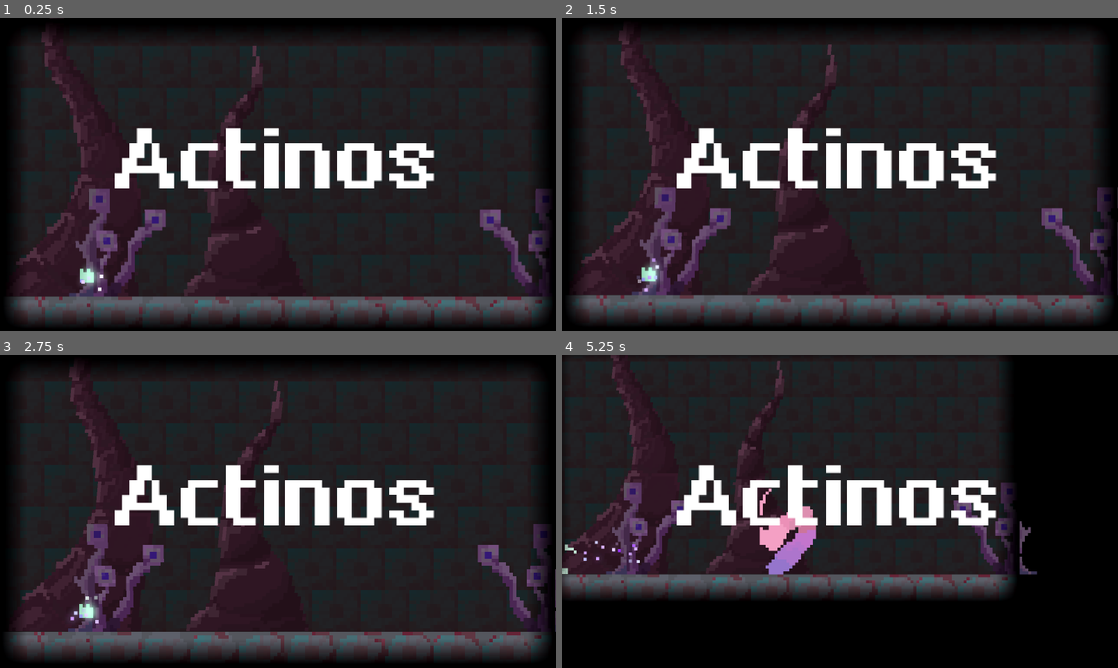
Above: before the commit, frames 1-4 (two rows, left to right).
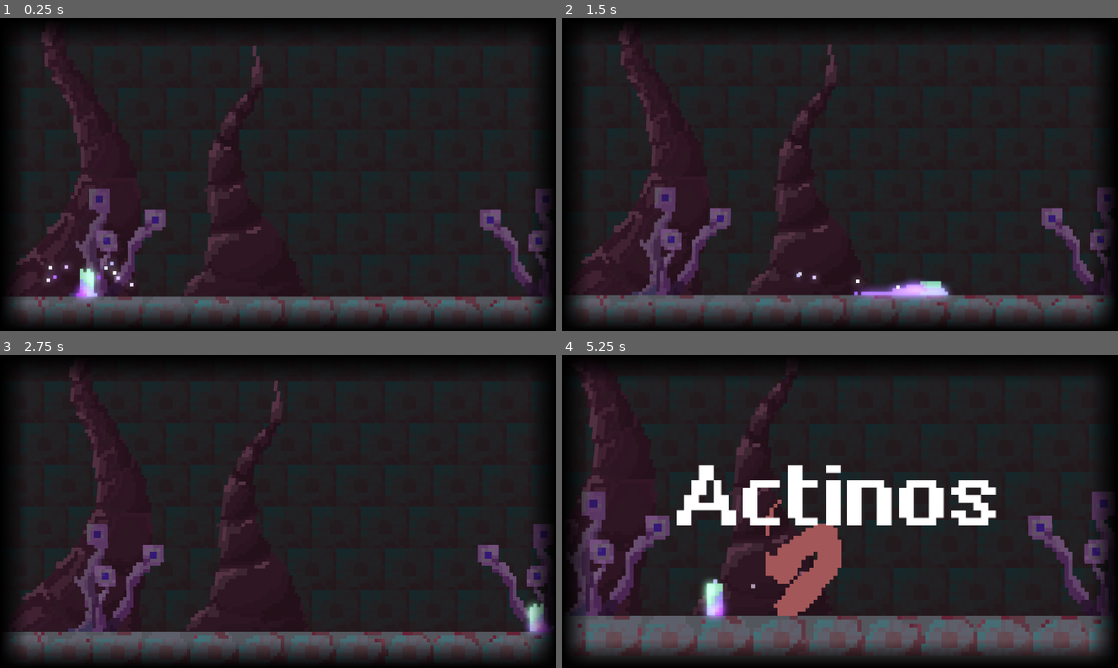
Above: after the commit, the same moments.

Repository: mu142857/Phage
Game: Godot game, scene res://levels/cradle_of_decay/cradle_of_decay.tscn
The game is run twice, just before and just after one commit, with the same random seed, the same clock (stepped at 60 frames per second) and the same inputs. The project has no main scene, so this scene is started directly.
Inputs:
- Up to frame 1 (0.25 s): no input
- Up to frame 2 (1.5 s): tap Enter at 0.5 s; hold Left (Attack1) 0.53-1.28 s; hold D (move_right) from 0.53 s (still down); tap Space (jump) at 0.77 s; tap Right (sprint) at 1.35 s
- Up to frame 3 (2.75 s): tap Space (jump) at 1.52 s; release D (move_right) at 2.03 s; hold A (move_left) from 2.03 s (still down); hold Left (Attack1) from 2.03 s (still down)
- Up to frame 4 (5.25 s): release A (move_left) at 2.78 s; release Left (Attack1) at 2.78 s; hold D (move_right) 2.78-4.28 s; tap Right (sprint) at 2.85, 4.35 s; tap Space (jump) at 3.02, 3.77, 4.52 s; hold Left (Attack1) 3.53-4.28 s; hold A (move_left) 4.28-5.03 s; hold D (move_right) from 5.03 s (still down); hold Left (Attack1) from 5.03 s (still down)

The runs differ from the first frame. In frame 1, 5.5% of the frame differs, in the area x 8-79%, y 0-91%; in frame 2, 6.2%; in frame 3, 5.7%; in frame 4, 45%, in the area x 0-99%, y 0-98%.

Commit message:
Add hurt shader, hit flash & camera override

Diff:
--- /dev/null
+++ b/phage-0.0/asstes/shaders/hurt.tres
@@ -0,0 +1,29 @@
+[gd_resource type="VisualShader" format=3 uid="uid://n1vhucwbqhk1"]
+
+[sub_resource type="VisualShaderNodeColorParameter" id="VisualShaderNodeColorParameter_f3wft"]
+parameter_name = "Tint"
+default_value_enabled = true
+
+[sub_resource type="VisualShaderNodeBooleanParameter" id="VisualShaderNodeBooleanParameter_urguu"]
+parameter_name = "Enabled"
+default_value_enabled = true
+
+[sub_resource type="VisualShaderNodeIf" id="VisualShaderNodeIf_flbcj"]
+default_input_values = [0, 0.0, 1, 1.0, 2, 1e-05, 3, Vector3(0, 0, 0), 4, Vector3(0, 0, 0), 5, Vector3(0, 0, 0)]
+
+[sub_resource type="VisualShaderNodeInput" id="VisualShaderNodeInput_oy1ep"]
+input_name = "color"
+
+[resource]
+mode = 1
+flags/light_only = false
+nodes/fragment/0/position = Vector2(940, -200)
+nodes/fragment/2/node = SubResource("VisualShaderNodeColorParameter_f3wft")
+nodes/fragment/2/position = Vector2(-20, 160)
+nodes/fragment/3/node = SubResource("VisualShaderNodeBooleanParameter_urguu")
+nodes/fragment/3/position = Vector2(-20, -200)
+nodes/fragment/4/node = SubResource("VisualShaderNodeIf_flbcj")
+nodes/fragment/4/position = Vector2(540, -200)
+nodes/fragment/5/node = SubResource("VisualShaderNodeInput_oy1ep")
+nodes/fragment/5/position = Vector2(-100, 600)
+nodes/fragment/connections = PackedInt32Array(3, 0, 4, 0, 2, 0, 4, 3, 4, 0, 0, 0, 5, 0, 4, 4, 5, 0, 4, 5)
--- a/phage-0.0/entities/actinos/actinos.gd
+++ b/phage-0.0/entities/actinos/actinos.gd
@@ -21,6 +21,10 @@
 
 func take_hit(value: int) -> void:
 	health -= value
+	if has_node("HitEffectPlayer"):
+		if not $HitEffectPlayer.active:
+			$HitEffectPlayer.active = true
+		$HitEffectPlayer.play("HitFlash")
 	if health <= 0:
 		health = 0
 		if has_node("StateMachine"):
--- a/phage-0.0/entities/actinos/actinos.tscn
+++ b/phage-0.0/entities/actinos/actinos.tscn
@@ -2,6 +2,7 @@
 
 [ext_resource type="Texture2D" uid="uid://b0bams0bffpfy" path="res://entities/actinos/actinos-Sheet.png" id="1_778nq"]
 [ext_resource type="Script" uid="uid://d4ndkm65di634" path="res://entities/actinos/actinos.gd" id="1_fkg3i"]
+[ext_resource type="Shader" uid="uid://n1vhucwbqhk1" path="res://asstes/shaders/hurt.tres" id="2_y062d"]
 [ext_resource type="Script" uid="uid://bg8dd0jdo67rm" path="res://systems/state_machine/state_manager.gd" id="3_cybdv"]
 [ext_resource type="Script" uid="uid://ucwhhr37islp" path="res://entities/actinos/actinos_null(0).gd" id="4_d5voe"]
 [ext_resource type="Script" uid="uid://2vchmby18s7a" path="res://entities/actinos/actinos_idle(1).gd" id="5_y062d"]
@@ -10,6 +11,11 @@
 [ext_resource type="Script" uid="uid://dic177an6du1r" path="res://entities/actinos/actinos_battlecry(4).gd" id="8_l56ue"]
 [ext_resource type="Script" uid="uid://ctdxslnvfyov8" path="res://entities/actinos/actinos_death(5).gd" id="9_ptnfe"]
 
+[sub_resource type="ShaderMaterial" id="ShaderMaterial_65m5a"]
+shader = ExtResource("2_y062d")
+shader_parameter/Enabled = true
+shader_parameter/Tint = Color(0.6419111, 0.34170333, 0.35016176, 1)
+
 [sub_resource type="AtlasTexture" id="AtlasTexture_l56ue"]
 atlas = ExtResource("1_778nq")
 region = Rect2(400, 600, 200, 200)
@@ -252,15 +258,55 @@
 [sub_resource type="RectangleShape2D" id="RectangleShape2D_65m5a"]
 size = Vector2(12, 38)
 
+[sub_resource type="Animation" id="Animation_ebm1s"]
+resource_name = "HitFlash"
+length = 0.1
+tracks/0/type = "value"
+tracks/0/imported = false
+tracks/0/enabled = true
+tracks/0/path = NodePath("AnimatedSprite2D:material:shader_parameter/Enabled")
+tracks/0/interp = 1
+tracks/0/loop_wrap = true
+tracks/0/keys = {
+"times": PackedFloat32Array(0, 0.1),
+"transitions": PackedFloat32Array(1, 1),
+"update": 1,
+"values": [true, false]
+}
+
+[sub_resource type="Animation" id="Animation_y062d"]
+length = 0.001
+tracks/0/type = "value"
+tracks/0/imported = false
+tracks/0/enabled = true
+tracks/0/path = NodePath("AnimatedSprite2D:material:shader_parameter/Enabled")
+tracks/0/interp = 1
+tracks/0/loop_wrap = true
+tracks/0/keys = {
+"times": PackedFloat32Array(0),
+"transitions": PackedFloat32Array(1),
+"update": 1,
+"values": [true]
+}
+
+[sub_resource type="AnimationLibrary" id="AnimationLibrary_l56ue"]
+_data = {
+&"HitFlash": SubResource("Animation_ebm1s"),
+&"RESET": SubResource("Animation_y062d")
+}
+
 [node name="Actinos" type="CharacterBody2D" unique_id=431397375]
+collision_layer = 4
+collision_mask = 0
 script = ExtResource("1_fkg3i")
 
 [node name="AnimatedSprite2D" type="AnimatedSprite2D" parent="." unique_id=1114719210]
+material = SubResource("ShaderMaterial_65m5a")
 position = Vector2(41, -60)
 sprite_frames = SubResource("SpriteFrames_l56ue")
 animation = &"Fall"
 autoplay = "Idle"
-frame_progress = 0.64037246
+frame_progress = 0.0853306
 
 [node name="StateMachine" type="Node" parent="." unique_id=813129515]
 script = ExtResource("3_cybdv")
@@ -298,3 +344,6 @@
 [node name="CollisionShape2D" type="CollisionShape2D" parent="." unique_id=751654702]
 position = Vector2(0, -19)
 shape = SubResource("RectangleShape2D_65m5a")
+
+[node name="HitEffectPlayer" type="AnimationPlayer" parent="." unique_id=1142560353]
+libraries/ = SubResource("AnimationLibrary_l56ue")
--- a/phage-0.0/entities/actinos/actinos_battlecry(4).gd
+++ b/phage-0.0/entities/actinos/actinos_battlecry(4).gd
@@ -2,7 +2,7 @@
 
 @export var duration: float = 3.0
 @export var shake_amount: float = 6.0
-@export var zoom_amount: float = 0.85
+@export var zoom_amount: float = 1.15
 @export var zoom_duration: float = 0.2
 
 @onready var ani_2D: AnimatedSprite2D = $"../../AnimatedSprite2D"
@@ -12,6 +12,8 @@
 func enter() -> void:
 	is_active = true
 	_play_battlecry_animation()
+	Game.set_position_override(Vector2(16.0, 9.0))
+	_set_boss_name_visible(true)
 	_set_player_lock(true)
 	Game.zoom_to(Vector2(zoom_amount, zoom_amount), zoom_duration)
 	_start_timer()
@@ -23,7 +25,9 @@
 func exit() -> void:
 	is_active = false
 	_set_player_lock(false)
+	_set_boss_name_visible(false)
 	Game.stop_shake()
+	Game.clear_position_override()
 	Game.reset_zoom(zoom_duration)
 
 func _start_timer() -> void:
@@ -45,3 +49,12 @@
 	if not is_instance_valid(ani_2D):
 		return
 	ani_2D.play(&"Battlecry")
+
+func _set_boss_name_visible(visible: bool) -> void:
+	var scene := get_tree().current_scene
+	if not is_instance_valid(scene):
+		return
+	var front := scene.get_node_or_null("Front") as CanvasLayer
+	if front == null:
+		return
+	front.visible = visible
--- a/phage-0.0/entities/actinos/actinos_spike.gd
+++ b/phage-0.0/entities/actinos/actinos_spike.gd
@@ -1,4 +1,4 @@
 extends Node2D
 
 func _on_animated_sprite_2d_animation_finished() -> void:
-	pass # Replace with function body.
+	queue_free()
--- a/phage-0.0/entities/player/player.gd
+++ b/phage-0.0/entities/player/player.gd
@@ -69,12 +69,14 @@
 
 func set_lock(locked: bool) -> void:
 	input_locked = locked
+	if locked:
+		set_ball_form(false)
+		change_state(STATE_IDLE)
+		velocity = Vector2.ZERO
+		clear_attack_hitboxes()
 	if is_instance_valid(state_machine):
 		state_machine.set_process(not locked)
 		state_machine.set_physics_process(not locked)
-	if locked:
-		velocity = Vector2.ZERO
-		clear_attack_hitboxes()
 
 func take_damage(amount: int) -> void:
 	if is_invincible:
--- a/phage-0.0/entities/player/player_idle(1).gd
+++ b/phage-0.0/entities/player/player_idle(1).gd
@@ -8,6 +8,12 @@
 	if player == null:
 		return
 	player.set_walking_effect(false)
+	if "input_locked" in player and player.input_locked:
+		if is_instance_valid(idle_timer):
+			idle_timer.stop()
+		if is_instance_valid(player.sprite):
+			player.sprite.play(&"Idle")
+		return
 	if is_instance_valid(idle_timer):
 		idle_timer.stop()
 		idle_timer.wait_time = player.IDLE_TO_CONTRACT_TIME
@@ -54,6 +60,8 @@
 	var player := host as Player
 	if player == null:
 		return
+	if "input_locked" in player and player.input_locked:
+		return
 	if not player.is_on_floor():
 		return
 	change_state(player.STATE_CONTRACT)
--- a/phage-0.0/levels/cradle_of_decay/cradle_of_decay.gd
+++ b/phage-0.0/levels/cradle_of_decay/cradle_of_decay.gd
@@ -13,7 +13,7 @@
 @export var heavy_duration: float = 1.0
 @export var pause_duration: float = 0.4
 
-@export var intro_lock_player: bool = true
+@export var intro_lock_player: bool = false
 @export var start_battlecry_state: bool = true
 
 var actinos_instance: CharacterBody2D = null
--- a/phage-0.0/levels/cradle_of_decay/cradle_of_decay.tscn
+++ b/phage-0.0/levels/cradle_of_decay/cradle_of_decay.tscn
@@ -84,6 +84,7 @@
 position = Vector2(25, 80)
 
 [node name="Front" type="CanvasLayer" parent="." unique_id=1668978567]
+visible = false
 
 [node name="Label" type="Label" parent="Front" unique_id=263063248]
 offset_right = 160.0
--- a/phage-0.0/systems/game.gd
+++ b/phage-0.0/systems/game.gd
@@ -26,6 +26,8 @@
 var follow_player: bool = true
 var default_zoom: Vector2 = Vector2.ONE
 var zoom_tween: Tween = null
+var position_override: Vector2 = Vector2.ZERO
+var position_override_enabled: bool = false
 
 func _ready() -> void:
 	make_current()
@@ -43,7 +45,9 @@
 func _process(delta: float) -> void:
 	_update_camera_mode()
 	_update_follow_target()
-	if follow_player and is_instance_valid(follow_target):
+	if position_override_enabled:
+		global_position = position_override
+	elif follow_player and is_instance_valid(follow_target):
 		global_position = follow_target.global_position
 	elif not follow_player:
 		global_position = Vector2.ZERO
@@ -56,6 +60,7 @@
 		shake_strength = move_toward(shake_strength, 0.0, recovery_speed * delta)
 	else:
 		offset = Vector2.ZERO
+
 
 	if is_instance_valid(colour_rect1):
 		if blink_time_1 > 0.0:
@@ -111,6 +116,10 @@
 	var scene := get_tree().current_scene
 	if not is_instance_valid(scene):
 		return
+	if position_override_enabled:
+		follow_player = false
+		follow_target = null
+		return
 	if scene.is_in_group(CAMERA_FIXED_GROUP):
 		follow_player = false
 		follow_target = null
@@ -132,3 +141,10 @@
 	var candidate := players[0]
 	if candidate is Node2D:
 		follow_target = candidate
+
+func set_position_override(position: Vector2) -> void:
+	position_override = position
+	position_override_enabled = true
+
+func clear_position_override() -> void:
+	position_override_enabled = false
--- a/phage-0.0/systems/game.tscn
+++ b/phage-0.0/systems/game.tscn
@@ -98,6 +98,7 @@
 
 [node name="Background" type="CanvasLayer" parent="." unique_id=809986763]
 layer = -1000
+visible = false
 
 [node name="ColorRect" type="ColorRect" parent="Background" unique_id=802126795]
 anchors_preset = 15
@@ -136,29 +137,52 @@
 mouse_filter = 2
 color = Color(1, 1, 1, 0)
 
-[node name="Frame" type="Node2D" parent="." unique_id=1140359819]
+[node name="FrameLayer" type="CanvasLayer" parent="."]
+layer = 1000
+
+[node name="Frame" type="Node2D" parent="FrameLayer" unique_id=1140359819]
 modulate = Color(0, 0, 0, 1)
 z_index = 1000
 
-[node name="Left" type="Sprite2D" parent="Frame" unique_id=1623321583]
+[node name="Left" type="Sprite2D" parent="FrameLayer/Frame" unique_id=1623321583]
 position = Vector2(4, 45.000004)
 scale = Vector2(0.125, 1.4062501)
 texture = SubResource("GradientTexture2D_udmc5")
 
-[node name="Right" type="Sprite2D" parent="Frame" unique_id=1645744101]
+[node name="Right" type="Sprite2D" parent="FrameLayer/Frame" unique_id=1645744101]
 position = Vector2(156, 45)
 scale = Vector2(0.125, 1.4062501)
 texture = SubResource("GradientTexture2D_tvtgb")
 
-[node name="Top" type="Sprite2D" parent="Frame" unique_id=419597034]
+[node name="Top" type="Sprite2D" parent="FrameLayer/Frame" unique_id=419597034]
 position = Vector2(80.00001, 3.9999998)
 scale = Vector2(2.5000002, 0.12499999)
 texture = SubResource("GradientTexture2D_gqkpf")
 
-[node name="Top2" type="Sprite2D" parent="Frame" unique_id=671239133]
+[node name="Bottom" type="Sprite2D" parent="FrameLayer/Frame" unique_id=671239133]
 position = Vector2(80, 86)
 scale = Vector2(2.5000002, 0.12499999)
 texture = SubResource("GradientTexture2D_3msmo")
+
+[node name="ColorRect1" type="ColorRect" parent="FrameLayer/Frame" unique_id=1858785533]
+offset_left = -40.0
+offset_bottom = 90.0
+
+[node name="ColorRect2" type="ColorRect" parent="FrameLayer/Frame" unique_id=1593598778]
+offset_left = 160.0
+offset_right = 200.0
+offset_bottom = 90.0
+
+[node name="ColorRect3" type="ColorRect" parent="FrameLayer/Frame" unique_id=759458271]
+offset_left = -40.0
+offset_top = 90.0
+offset_right = 200.0
+offset_bottom = 129.0
+
+[node name="ColorRect4" type="ColorRect" parent="FrameLayer/Frame" unique_id=1593865119]
+offset_left = -40.0
+offset_top = -39.0
+offset_right = 200.0
 
 [node name="RedScreenFrame" type="CanvasLayer" parent="." unique_id=1513337176]
 visible = false
